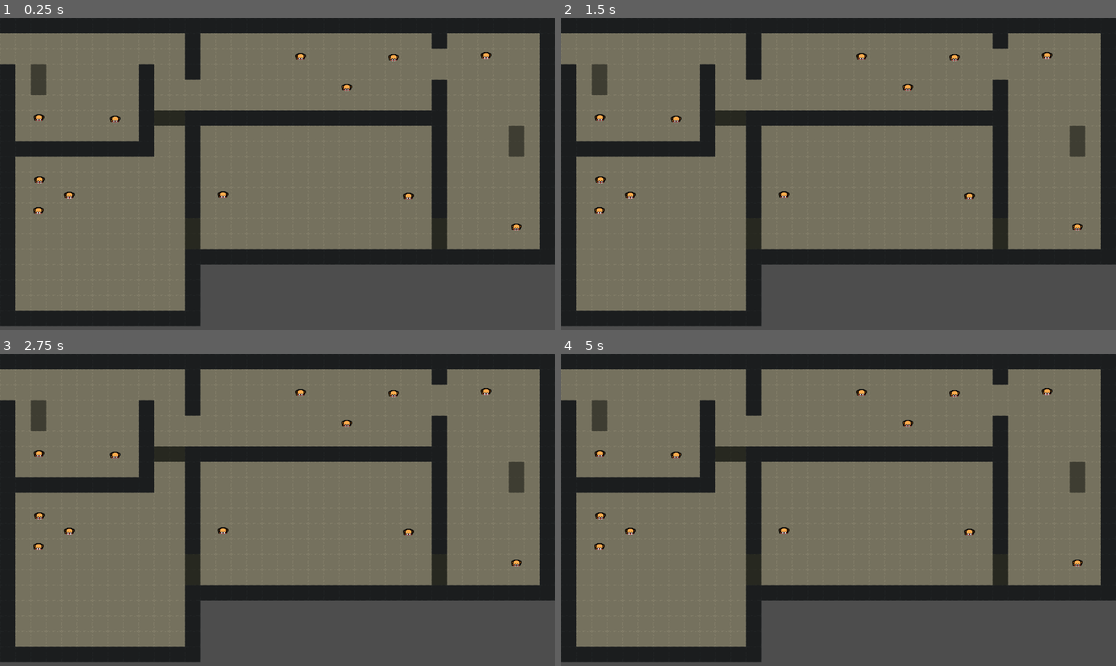
Above: before the commit, frames 1-4 (two rows, left to right).
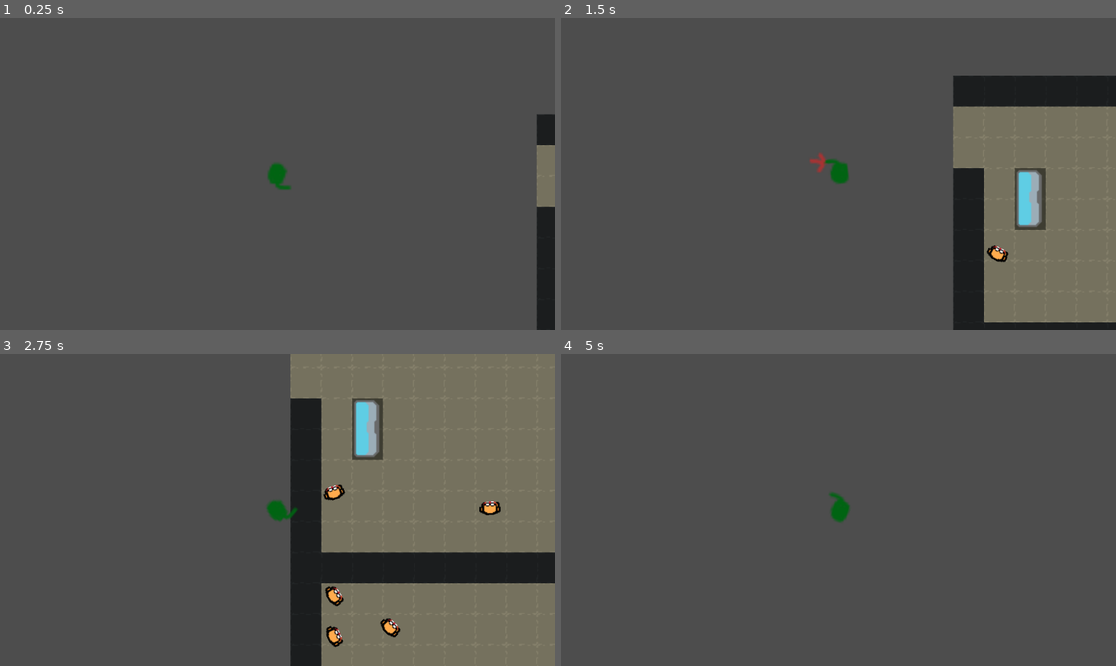
Above: after the commit, the same moments.

Repository: BobWizardLad/risk-it-for-the-biscuit
Game: Godot game, scene res://levels/trial_one.tscn
Same seed, same stepped clock (60 frames per second), same inputs: the game is played once before the commit and once after it. The project has no main scene, so this scene is started directly.
Inputs (mouse positions are in pixels of both pictures, inside the frame that each line leads up to):
- Up to frame 1 (0.25 s): no input
- Up to frame 2 (1.5 s): tap Enter at 0.5 s; move the mouse to (960, 158) at 0.52 s; press the mouse at (960, 158) at 0.53 s; hold Right (ui_right) 0.53-1.28 s; move the mouse to (727, 189) at 1.27 s; release the mouse at (727, 189) at 1.28 s; hold Down (ui_down) from 1.28 s (still down); click (727, 189) at 1.35 s
- Up to frame 3 (2.75 s): move the mouse to (333, 441) at 2.02 s; release Down (ui_down) at 2.03 s; press the mouse at (333, 441) at 2.03 s; hold Right (ui_right) from 2.03 s (still down)
- Up to frame 4 (5 s): move the mouse to (810, 572) at 2.77 s; release Right (ui_right) at 2.78 s; release the mouse at (810, 572) at 2.78 s; hold Up (ui_up) 2.78-3.53 s; click (810, 572) at 2.85 s; move the mouse to (1005, 556) at 3.52 s; press the mouse at (1005, 556) at 3.53 s; hold Left (ui_left) from 3.53 s (still down); move the mouse to (672, 463) at 4.27 s; release the mouse at (672, 463) at 4.28 s; click (672, 463) at 4.35 s

The runs differ from the first frame. In frame 1, 85% of the frame differs, in the area x 0-100%, y 0-100%; in frame 2, 83%; in frame 3, 75%; in frame 4, 86%, in the area x 0-100%, y 0-99%.
Error before the commit: Cannot call method 'has_signal' on a null value. (res://scripts/enemy.gd:16)

Commit message:
Update trial_one and trial_two scenes to include display_case and player nodes, and adjust enemy activation sources

Diff:
--- a/bake-hard/levels/trial_one.tscn
+++ b/bake-hard/levels/trial_one.tscn
@@ -1,9 +1,13 @@
-[gd_scene load_steps=3 format=4 uid="uid://bnva0ejsxwyn7"]
+[gd_scene load_steps=6 format=4 uid="uid://bnva0ejsxwyn7"]
 
 [ext_resource type="TileSet" uid="uid://cng3xmlnvksy5" path="res://resources/monokai_greybox.tres" id="1_0olx2"]
-[ext_resource type="PackedScene" uid="uid://c30idkh50it3p" path="res://scenes/enemy.tscn" id="2_2iy0l"]
+[ext_resource type="Script" uid="uid://c6k1i4k44yme3" path="res://scripts/level_control.gd" id="1_xvfkt"]
+[ext_resource type="PackedScene" uid="uid://dncudyxv0p3em" path="res://scenes/enemy.tscn" id="2_2iy0l"]
+[ext_resource type="PackedScene" uid="uid://dsrxn2yh60amq" path="res://scenes/display_case.tscn" id="3_6fbs3"]
+[ext_resource type="PackedScene" uid="uid://bh0jp6fnt0a3j" path="res://scenes/player.tscn" id="4_3ldgl"]
 
 [node name="TrialOne" type="Node2D"]
+script = ExtResource("1_xvfkt")
 
 [node name="TileMapLayer" type="TileMapLayer" parent="."]
 editor_description = "Levels in this tileset are composed of four symbolic tiles:
@@ -18,38 +22,72 @@
 
 [node name="Enemies" type="Node2D" parent="."]
 
-[node name="Enemy" parent="Enemies" instance=ExtResource("2_2iy0l")]
+[node name="Enemy" parent="Enemies" node_paths=PackedStringArray("activation_source") instance=ExtResource("2_2iy0l")]
 position = Vector2(81, 207)
+activation_source = NodePath("../..")
 
-[node name="Enemy2" parent="Enemies" instance=ExtResource("2_2iy0l")]
+[node name="Enemy2" parent="Enemies" node_paths=PackedStringArray("activation_source") instance=ExtResource("2_2iy0l")]
 position = Vector2(239, 210)
+activation_source = NodePath("../..")
 
-[node name="Enemy3" parent="Enemies" instance=ExtResource("2_2iy0l")]
+[node name="Enemy3" parent="Enemies" node_paths=PackedStringArray("activation_source") instance=ExtResource("2_2iy0l")]
 position = Vector2(82, 336)
+activation_source = NodePath("../..")
 
-[node name="Enemy4" parent="Enemies" instance=ExtResource("2_2iy0l")]
+[node name="Enemy4" parent="Enemies" node_paths=PackedStringArray("activation_source") instance=ExtResource("2_2iy0l")]
 position = Vector2(144, 368)
+activation_source = NodePath("../..")
 
-[node name="Enemy5" parent="Enemies" instance=ExtResource("2_2iy0l")]
+[node name="Enemy5" parent="Enemies" node_paths=PackedStringArray("activation_source") instance=ExtResource("2_2iy0l")]
 position = Vector2(80, 400)
+activation_source = NodePath("../..")
 
-[node name="Enemy6" parent="Enemies" instance=ExtResource("2_2iy0l")]
+[node name="Enemy6" parent="Enemies" node_paths=PackedStringArray("activation_source") instance=ExtResource("2_2iy0l")]
 position = Vector2(463, 367)
+activation_source = NodePath("../..")
 
-[node name="Enemy7" parent="Enemies" instance=ExtResource("2_2iy0l")]
+[node name="Enemy7" parent="Enemies" node_paths=PackedStringArray("activation_source") instance=ExtResource("2_2iy0l")]
 position = Vector2(848, 370)
+activation_source = NodePath("../..")
 
-[node name="Enemy8" parent="Enemies" instance=ExtResource("2_2iy0l")]
+[node name="Enemy8" parent="Enemies" node_paths=PackedStringArray("activation_source") instance=ExtResource("2_2iy0l")]
 position = Vector2(817, 82)
+activation_source = NodePath("../..")
 
-[node name="Enemy9" parent="Enemies" instance=ExtResource("2_2iy0l")]
+[node name="Enemy9" parent="Enemies" node_paths=PackedStringArray("activation_source") instance=ExtResource("2_2iy0l")]
 position = Vector2(624, 80)
+activation_source = NodePath("../..")
 
-[node name="Enemy10" parent="Enemies" instance=ExtResource("2_2iy0l")]
+[node name="Enemy10" parent="Enemies" node_paths=PackedStringArray("activation_source") instance=ExtResource("2_2iy0l")]
 position = Vector2(720, 144)
+activation_source = NodePath("../..")
 
-[node name="Enemy11" parent="Enemies" instance=ExtResource("2_2iy0l")]
+[node name="Enemy11" parent="Enemies" node_paths=PackedStringArray("activation_source") instance=ExtResource("2_2iy0l")]
 position = Vector2(1009, 78)
+activation_source = NodePath("../..")
 
-[node name="Enemy12" parent="Enemies" instance=ExtResource("2_2iy0l")]
+[node name="Enemy12" parent="Enemies" node_paths=PackedStringArray("activation_source") instance=ExtResource("2_2iy0l")]
 position = Vector2(1072, 434)
+activation_source = NodePath("../..")
+
+[node name="DisplayCase" parent="." instance=ExtResource("3_6fbs3")]
+position = Vector2(79, 128)
+
+[node name="Player" parent="." instance=ExtResource("4_3ldgl")]
+position = Vector2(-269, 62)
+scale = Vector2(0.5, 0.5)
+
+[node name="Camera2D" type="Camera2D" parent="Player"]
+scale = Vector2(2, 2)
+zoom = Vector2(2, 2)
+
+[node name="YouDied" type="RichTextLabel" parent="."]
+visible = false
+offset_left = 206.0
+offset_top = 174.0
+offset_right = 281.0
+offset_bottom = 199.0
+scale = Vector2(10, 10)
+text = "You Died"
+
+[connection signal="level_begin" from="DisplayCase" to="." method="_on_activate_pressed"]
--- a/bake-hard/levels/trial_two.tscn
+++ b/bake-hard/levels/trial_two.tscn
@@ -1,7 +1,8 @@
-[gd_scene load_steps=3 format=4 uid="uid://da2jyfjm5wdhj"]
+[gd_scene load_steps=4 format=4 uid="uid://da2jyfjm5wdhj"]
 
 [ext_resource type="TileSet" uid="uid://cng3xmlnvksy5" path="res://resources/monokai_greybox.tres" id="1_vc0aq"]
-[ext_resource type="PackedScene" uid="uid://c30idkh50it3p" path="res://scenes/enemy.tscn" id="2_cvfti"]
+[ext_resource type="PackedScene" uid="uid://dncudyxv0p3em" path="res://scenes/enemy.tscn" id="2_cvfti"]
+[ext_resource type="PackedScene" uid="uid://dsrxn2yh60amq" path="res://scenes/display_case.tscn" id="3_cvfti"]
 
 [node name="TrialTwo" type="Node2D"]
 
@@ -62,3 +63,7 @@
 
 [node name="Enemy15" parent="Enemies" instance=ExtResource("2_cvfti")]
 position = Vector2(371, 814)
+
+[node name="DisplayCase" parent="." instance=ExtResource("3_cvfti")]
+position = Vector2(240, 161)
+rotation = -3.14159
